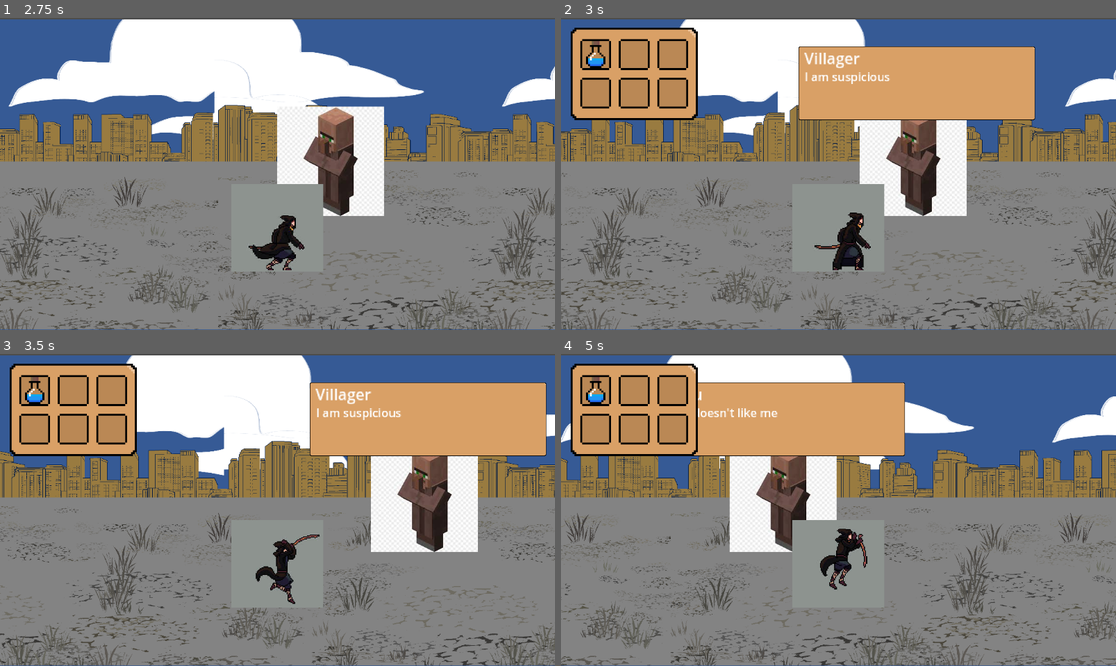
Above: before the commit, frames 1-4 (two rows, left to right).
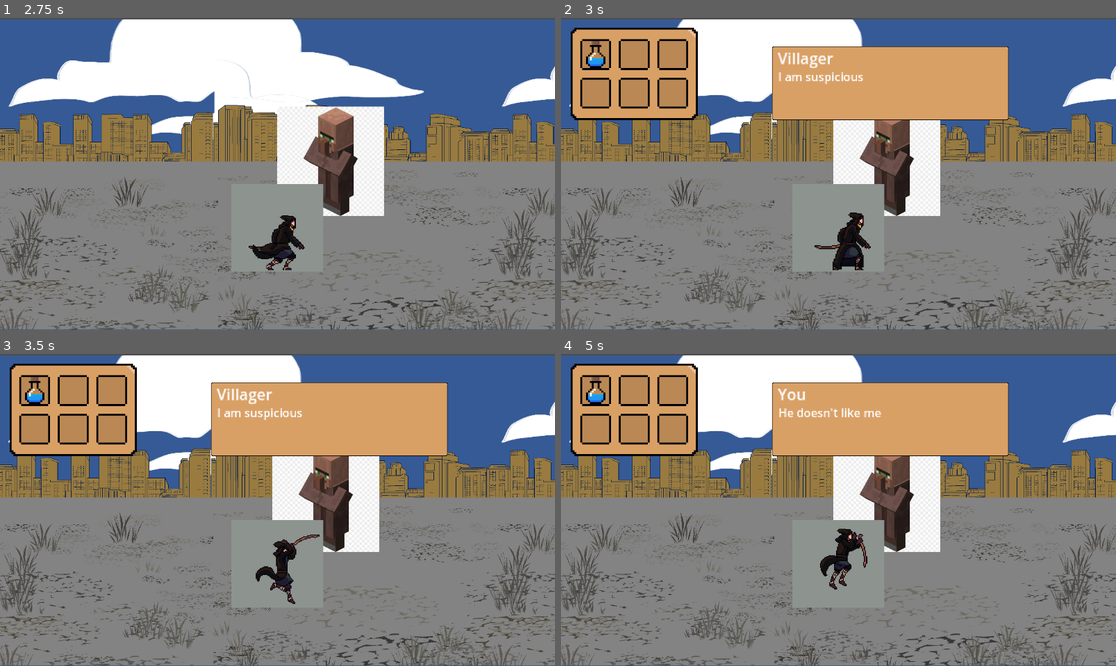
Above: after the commit, the same moments.

Repository: her-undead/medieval-zombies
Game: Godot game, scene res://scenes/GUI/start_menu.tscn
Same seed, same stepped clock (60 frames per second), same inputs: the game is played once before the commit and once after it.
Inputs:
- Up to frame 1 (2.75 s): click "Start Game" at 0.5 s; tap Enter (ui_accept) at 1.25, 1.52, 2.27 s; hold X (chat) 1.28-2.03 s; hold Right (ui_right) from 1.28 s (still down); tap X (chat) at 2.1 s
- Up to frame 2 (3 s): release Right (ui_right) at 2.78 s; hold Left (ui_left) from 2.78 s (still down); hold X (chat) from 2.78 s (still down); tap Space (space) at 2.85 s
- Up to frame 3 (3.5 s): keep holding Left (ui_left); keep holding X (chat)
- Up to frame 4 (5 s): release Left (ui_left) at 3.53 s; release X (chat) at 3.53 s; hold Right (ui_right) from 3.53 s (still down); tap X (chat) at 3.6 s; tap Enter (ui_accept) at 3.77, 4.52 s; hold X (chat) from 4.28 s (still down)

Frame 1 is identical in both runs. In frame 2, 23% of the frame differs, in the area x 0-100%, y 0-100%; in frame 3, 33%; in frame 4, 32%.

Commit message:
Can't move while dialogue active

Diff:
--- a/project.godot
+++ b/project.godot
@@ -18,6 +18,10 @@
 [autoload]
 
 scene_manager="*res://helper_scripts/scene_manager.gd"
+
+[global_group]
+
+Villagers=""
 
 [input]
 
--- a/scenes/characters/player/player.gd
+++ b/scenes/characters/player/player.gd
@@ -5,6 +5,15 @@
 #const JUMP_VELOCITY = -400.0
 
 @export var inventory: Inventory
+
+var is_chatting = false
+var player_in_chatzone = false
+
+func _process(delta: float) -> void:
+	if Input.is_action_just_pressed("chat") && player_in_chatzone:
+		is_chatting = true
+	#print(player_in_chatzone)
+	#print(is_chatting)
 
 func _physics_process(delta: float) -> void:
 
@@ -20,16 +29,27 @@
 	# Get the input direction and handle the movement/deceleration.
 	# As good practice, you should replace UI actions with custom gameplay actions.
 
-	var direction := Input.get_axis("ui_left", "ui_right")
-	if direction:
-		velocity.x = direction * SPEED
-	else:
-		velocity.x = move_toward(velocity.x, 0, SPEED)
+	if (!is_chatting):
+		var direction := Input.get_axis("ui_left", "ui_right")
+		if direction:
+			velocity.x = direction * SPEED
+		else:
+			velocity.x = move_toward(velocity.x, 0, SPEED)
 
-	var directionY := Input.get_axis("ui_up", "ui_down")
-	if directionY:
-		velocity.y = directionY * SPEED
-	else:
-		velocity.y = move_toward(velocity.y, 0, SPEED)
+		var directionY := Input.get_axis("ui_up", "ui_down")
+		if directionY:
+			velocity.y = directionY * SPEED
+		else:
+			velocity.y = move_toward(velocity.y, 0, SPEED)
 
-	move_and_slide()
+		move_and_slide()
+
+
+func _on_area_2d_body_entered(body: Node2D) -> void:
+	if body.is_in_group("Villagers"):
+		player_in_chatzone = true
+
+
+func _on_area_2d_body_exited(body: Node2D) -> void:
+	if body.is_in_group("Villagers"):
+		player_in_chatzone = false
--- a/scenes/characters/player/player.tscn
+++ b/scenes/characters/player/player.tscn
@@ -70,6 +70,9 @@
 [sub_resource type="RectangleShape2D" id="RectangleShape2D_pa5cs"]
 size = Vector2(43, 84)
 
+[sub_resource type="RectangleShape2D" id="RectangleShape2D_t61fv"]
+size = Vector2(239, 225)
+
 [node name="Player" type="CharacterBody2D"]
 collision_layer = 9
 script = ExtResource("1_20d7k")
@@ -81,3 +84,12 @@
 [node name="CollisionShape2D" type="CollisionShape2D" parent="."]
 position = Vector2(20.5, 45)
 shape = SubResource("RectangleShape2D_pa5cs")
+
+[node name="Area2D" type="Area2D" parent="."]
+
+[node name="CollisionShape2D" type="CollisionShape2D" parent="Area2D"]
+position = Vector2(3.5, 2.5)
+shape = SubResource("RectangleShape2D_t61fv")
+
+[connection signal="body_entered" from="Area2D" to="." method="_on_area_2d_body_entered"]
+[connection signal="body_exited" from="Area2D" to="." method="_on_area_2d_body_exited"]
--- a/scenes/characters/villager.tscn
+++ b/scenes/characters/villager.tscn
@@ -10,7 +10,7 @@
 [sub_resource type="CircleShape2D" id="CircleShape2D_6mwv6"]
 radius = 189.402
 
-[node name="villager" type="CharacterBody2D"]
+[node name="villager" type="CharacterBody2D" groups=["Villagers"]]
 script = ExtResource("1_5egup")
 
 [node name="Sprite2D" type="Sprite2D" parent="."]
--- a/villager.gd
+++ b/villager.gd
@@ -33,3 +33,6 @@
 func _on_dialogue_dialogue_finished() -> void:
 	is_chatting = false
 	player_in_chatzone = false
+	player.is_chatting = false
+	player.player_in_chatzone = false
+	#player.get_parent().is_chatting = false
Not shown: 1 places in scenes/characters/player/player.tscn that only renumber resources
